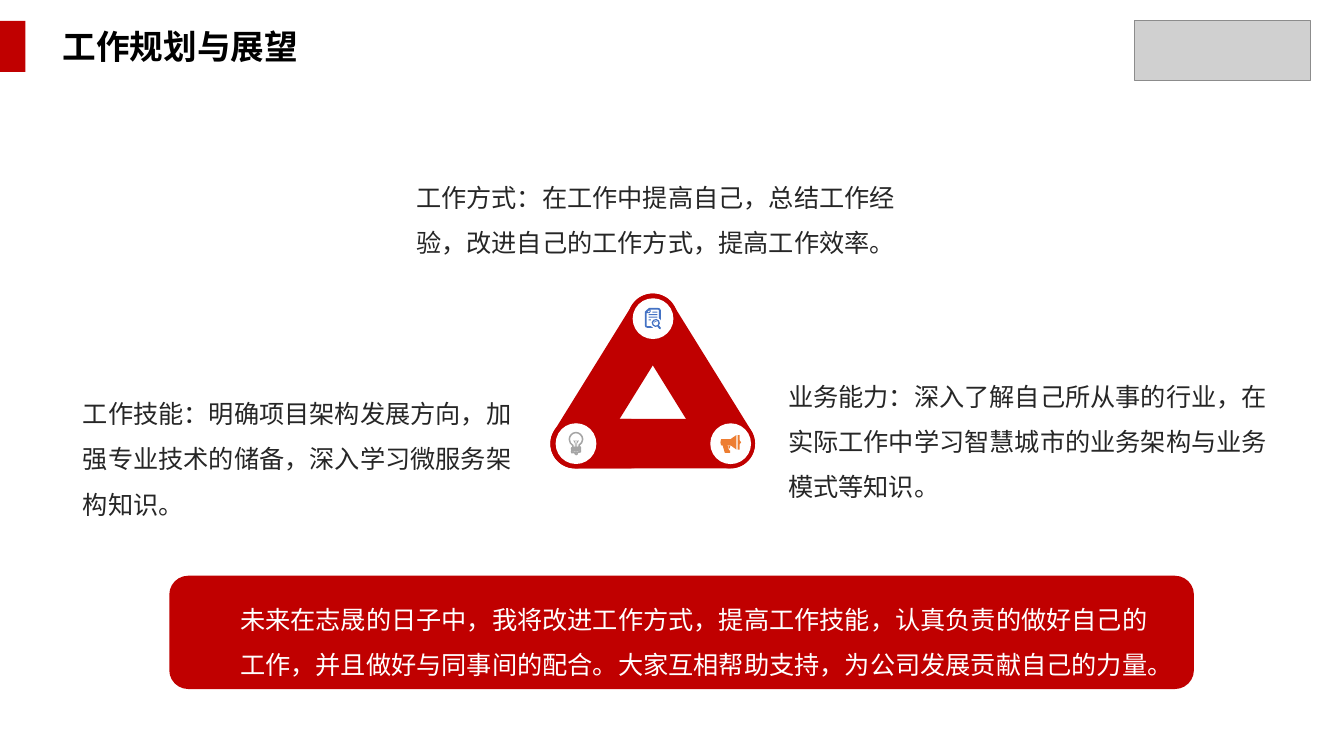
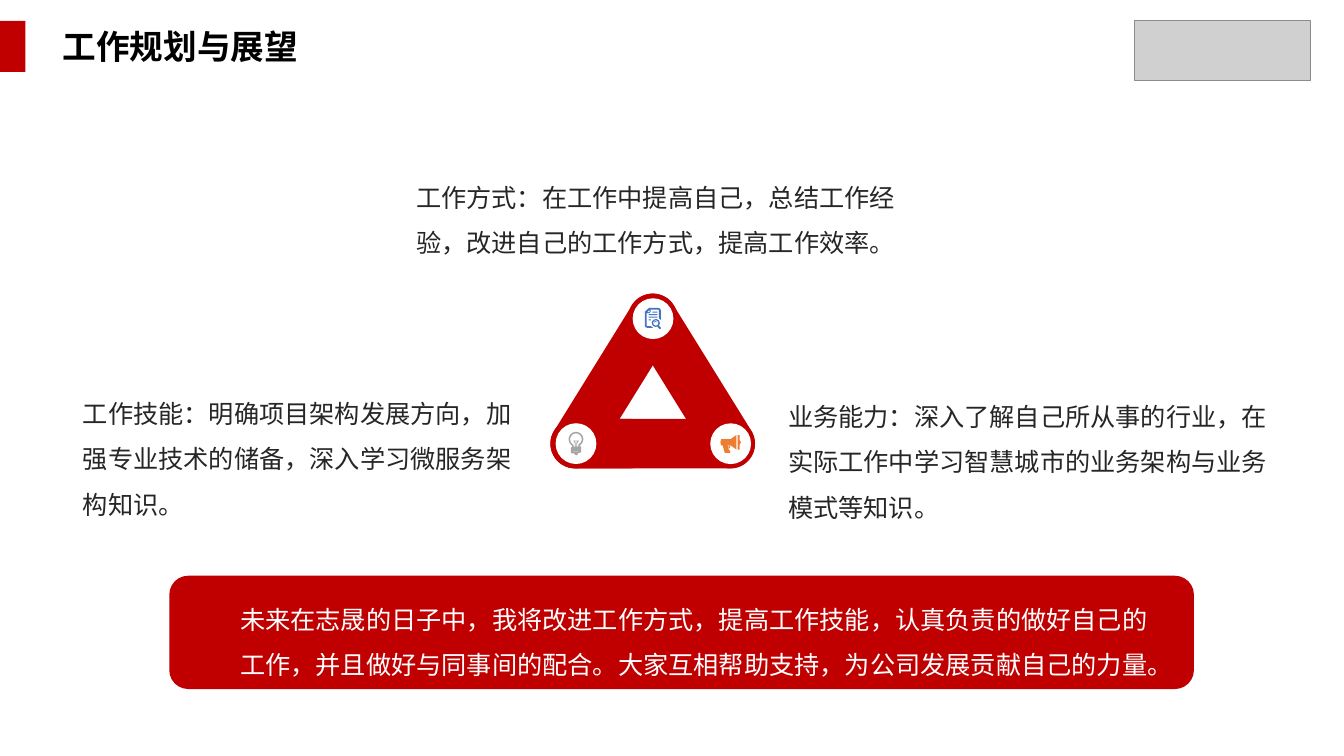
Before and after one commit to WakingFox/myself, a slide deck: slide 24 of 转正述职/王贵成转正述职报告.pptx. Drawn at 1344x756 pixels with LibreOffice and Linux fonts; fonts in the diff are those of the drawing; grey boxes stand for pictures; background and template pictures are left out. Boxes give left, top, right and bottom in pixels: in the first picture for what was removed or moved away, otherwise in the second. Text is boxed around its words. In the diff, an @@ line names an element or a change of style, - is before the commit and + after.

```diff
--- a/转正述职/王贵成转正述职报告.pptx
+++ b/转正述职/王贵成转正述职报告.pptx
@@ text "业务能力：深入了解自己所从事的行业，在实际工作中学习智慧城市的业务架构与业务模式等知识。": place and size @@
-text "业务能力：深入了解自己所从事的行业，在实际工作中学习智慧城市的业务架构与业务模式等知识。" at (788, 385, 1267, 498)
+text "业务能力：深入了解自己所从事的行业，在实际工作中学习智慧城市的业务架构与业务模式等知识。" at (788, 405, 1267, 519)
```
Also in this commit, not shown: 5 other slides changed, 1 other file.
